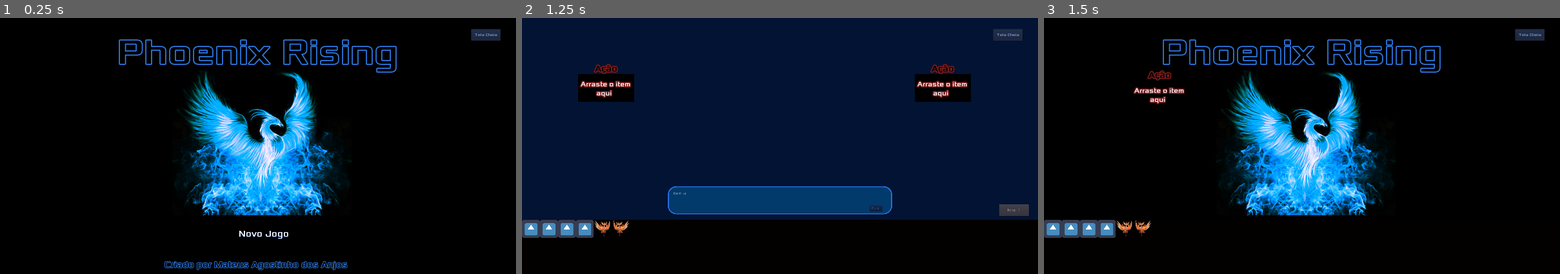
Above: before the commit, frames 1-3 (left to right).
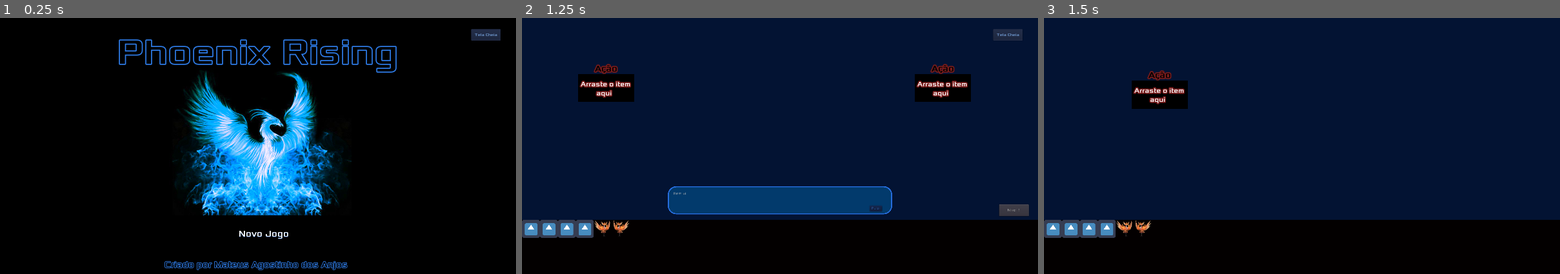
Above: after the commit, the same moments.

Repository: MateusdosAnjos/MAC0499
Game: Godot game, scene res://TelaInicial/TitleScreen.tscn
Same seed, same stepped clock (60 frames per second), same inputs: the game is played once before the commit and once after it.
Inputs:
- Up to frame 1 (0.25 s): no input
- Up to frame 2 (1.25 s): click "Novo Jogo" at 0.5 s
- Up to frame 3 (1.5 s): click "Nivel 1" at 1.25 s

Frames 1-2 are identical in both runs. In frame 3, 76% of the frame differs, in the area x 0-100%, y 0-79%.

Commit message:
Adicionado cor de fundo ao nível 1

Diff:
--- a/Phoenix Rising/Nivel1/Nivel1.tscn
+++ b/Phoenix Rising/Nivel1/Nivel1.tscn
@@ -6,6 +6,11 @@
 [node name="Nivel1" type="Control"]
 anchor_right = 1.0
 anchor_bottom = 1.0
+
+[node name="ColorRect" type="ColorRect" parent="."]
+margin_right = 1840.0
+margin_bottom = 920.0
+color = Color( 0.0117647, 0.0745098, 0.2, 1 )
 
 [node name="Invertory" parent="." instance=ExtResource( 1 )]
 
